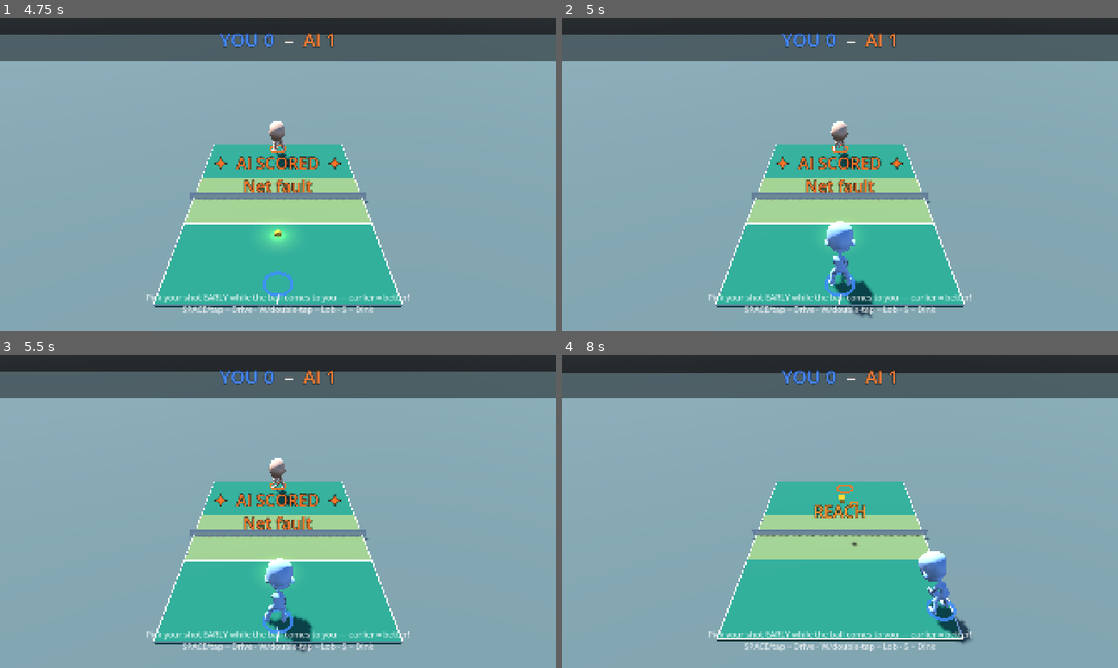
Above: before the commit, frames 1-4 (two rows, left to right).
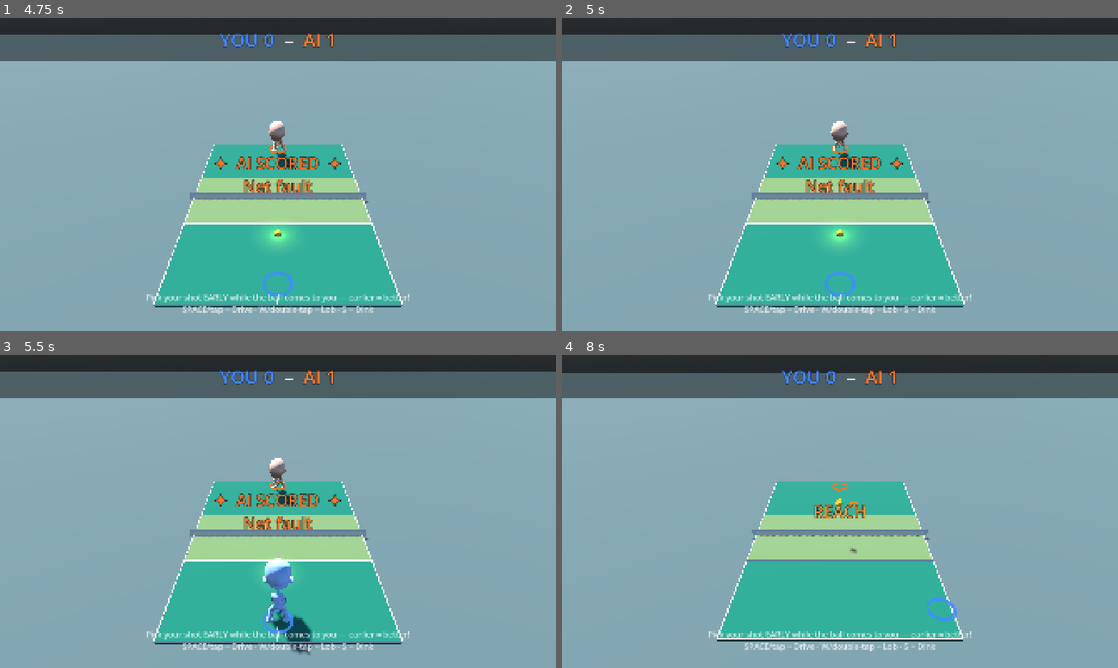
Above: after the commit, the same moments.

Repository: altafhssn/pickleball
Game: Godot game, scene res://scenes/Main.tscn
Same seed, same stepped clock (60 frames per second), same inputs: the game is played once before the commit and once after it.
Inputs (mouse positions are in pixels of both pictures, inside the frame that each line leads up to):
- Up to frame 1 (4.75 s): click "▲" at 0.5 s; click "◀" at 1.25 s; click "▶" at 2 s; click "▼" at 2.75 s; click "▶ Quick Match" at 3.5 s; tap Space at 4.25, 4.52 s; move the mouse to (400, 158) at 4.27 s; hold D from 4.28 s (still down); click (400, 158) at 4.42 s
- Up to frame 2 (5 s): keep holding D
- Up to frame 3 (5.5 s): release D at 5 s; drag from (166, 527) to (250, 574) at 5.02 s
- Up to frame 4 (8 s): move the mouse to (895, 442) at 5.77 s; hold D 5.78-6.5 s; drag from (812, 574) to (673, 464) at 6.52 s; move the mouse to (1006, 558) at 7.27 s; hold A from 7.28 s (still down); tap Space at 7.52 s

Frame 1 is identical in both runs. In frame 2, 1.1% of the frame differs, in the area x 47-57%, y 64-96%; in frame 3, 0.3%; in frame 4, 1.4%, in the area x 28-74%, y 40-93%.

Commit message:
[feel] Hit impact juice + fix vanishing characters
User: "it does feel better, but I don't feel like I'm hitting it,
and the characters disappear sometimes while playing the shot."

Vanishing characters:
- Mixamo run clips carry root motion in the hips — during a run loop
  the mesh physically travelled metres from its gameplay position and
  snapped back, reading as the character blinking out of existence.
  _strip_horizontal_root_motion now applies to EVERY extracted clip
  (was one-shots only). The gameplay mover owns position; animations
  are in-place.

"Don't feel like I'm hitting it":
- The swing clip played at authored speed while the ball launched on
  a fixed 0.32s timer, so the bat was rarely at the ball at launch.
  play_smash now takes contact_in and scales the clip speed so its
  bat-meets-ball frame (~40% in) lands exactly on the launch moment.
  Main passes CONTACT_DELAY through.
- Hit-stop: 50ms time freeze (Engine.time_scale 0.05) at the player's
  contact, via GameFeel.hitstop() with a real-time recovery timer.
- Camera punch (shake 0.035/0.15s) on the player's contact.

Bot-verified: rallies of 55/35/46 hits, short losses when the
receiver doesn't commit, no script errors.

Co-Authored-By: Claude Fable 5 <noreply@anthropic.com>

Diff:
--- a/scripts/CharacterVisual.gd
+++ b/scripts/CharacterVisual.gd
@@ -94,9 +94,21 @@
 	else:
 		play("run_forward" if local_dir.z > 0.0 else "run_backward")
 
-# side > 0 → ball on character's right side.
-func play_smash(side: float) -> void:
-	_play_oneshot("smash_right" if side >= 0.0 else "smash_left")
+# side > 0 → ball on character's right side. contact_in = seconds until the
+# gameplay launches the ball; the clip speed is scaled so its bat-meets-ball
+# frame (~40% in) lands exactly on that moment.
+func play_smash(side: float, contact_in: float = 0.32) -> void:
+	if not is_ready:
+		return
+	var anim_name: String = "smash_right" if side >= 0.0 else "smash_left"
+	if not anim_player.has_animation(anim_name):
+		return
+	var clip: Animation = anim_player.get_animation(anim_name)
+	var speed: float = 1.0
+	if clip.length > 0.01 and contact_in > 0.01:
+		speed = clampf((clip.length * 0.40) / contact_in, 0.5, 3.0)
+	_oneshot_playing = anim_name
+	anim_player.play(anim_name, -1, speed)
 
 func play_victory() -> void:
 	_play_oneshot("victory")
@@ -185,12 +197,11 @@
 		_remap_tracks_to_skeleton(anim, skel_path)
 		if clean_name in LOOPED_ANIMS:
 			anim.loop_mode = Animation.LOOP_LINEAR
-		else:
-			# One-shots (smash/victory/defeat): Mixamo bakes root motion into
-			# the hips. The lunge slides the character away from its gameplay
-			# position, then the blend back to idle snaps it home — reads as
-			# a flicker. Keep vertical hip motion (the squat), pin X/Z.
-			_strip_horizontal_root_motion(anim)
+		# ALL clips get horizontal root motion stripped (keep the vertical
+		# squat). Mixamo bakes travel into the hips — run clips translated
+		# the mesh metres away from its gameplay position mid-loop, which
+		# read as the character disappearing; the mover owns position.
+		_strip_horizontal_root_motion(anim)
 		if lib.has_animation(clean_name):
 			lib.remove_animation(clean_name)
 		lib.add_animation(clean_name, anim)
--- a/scripts/GameFeel.gd
+++ b/scripts/GameFeel.gd
@@ -57,6 +57,16 @@
 		if flash_timer <= 0:
 			flash_node.color = Color(1, 1, 1, 0)
 
+# Hit-stop: freeze time for a beat on a strong contact. The classic
+# "you really hit that" feedback. duration is in real seconds.
+func hitstop(duration: float = 0.05, time_scale: float = 0.05) -> void:
+	if Engine.time_scale < 1.0:
+		return  # one at a time
+	Engine.time_scale = time_scale
+	# ignore_time_scale=true so the timer runs in real time while frozen.
+	var timer := get_tree().create_timer(duration, true, false, true)
+	timer.timeout.connect(func(): Engine.time_scale = 1.0)
+
 func shake(intensity: float, duration: float) -> void:
 	if not camera:
 		return
--- a/scripts/Main.gd
+++ b/scripts/Main.gd
@@ -444,6 +444,9 @@
 	last_player_shot_type = shot_type
 	var emit_power: float = 1.0 - clampf(spread / 0.45, 0.0, 1.0) * 0.5
 	EventBus.ball_hit.emit(0, shot_type, emit_power)
+	# Impact juice — a beat of hit-stop + a camera punch on YOUR contact.
+	game_feel.hitstop(0.05)
+	game_feel.shake(0.035, 0.15)
 	match_manager.record_hit()
 
 # === COMMIT-AND-CONTACT (AI mirror) ===
@@ -1006,7 +1009,7 @@
 	if character.has_method("play_swing") and character.has_method("is_animated") and character.is_animated():
 		var facing_sign: float = 1.0 if character.global_position.z < 0.0 else -1.0
 		var side: float = (ball.position.x - character.global_position.x) * facing_sign
-		character.play_swing(side)
+		character.play_swing(side, CONTACT_DELAY)
 		return
 	# Placeholder fallback: rotate the box paddle.
 	var paddle = character.get_node("Paddle") if character.has_node("Paddle") else null
--- a/scripts/PlayerController.gd
+++ b/scripts/PlayerController.gd
@@ -85,10 +85,11 @@
 
 # === ACTIONS ===
 
-# side > 0 → ball on the character's right.
-func play_swing(side: float = 1.0) -> void:
+# side > 0 → ball on the character's right. contact_in = seconds until the
+# ball launches, so the swing's contact frame syncs with it.
+func play_swing(side: float = 1.0, contact_in: float = 0.32) -> void:
 	if visual:
-		visual.play_smash(side)
+		visual.play_smash(side, contact_in)
 
 func celebrate() -> void:
 	if visual:
